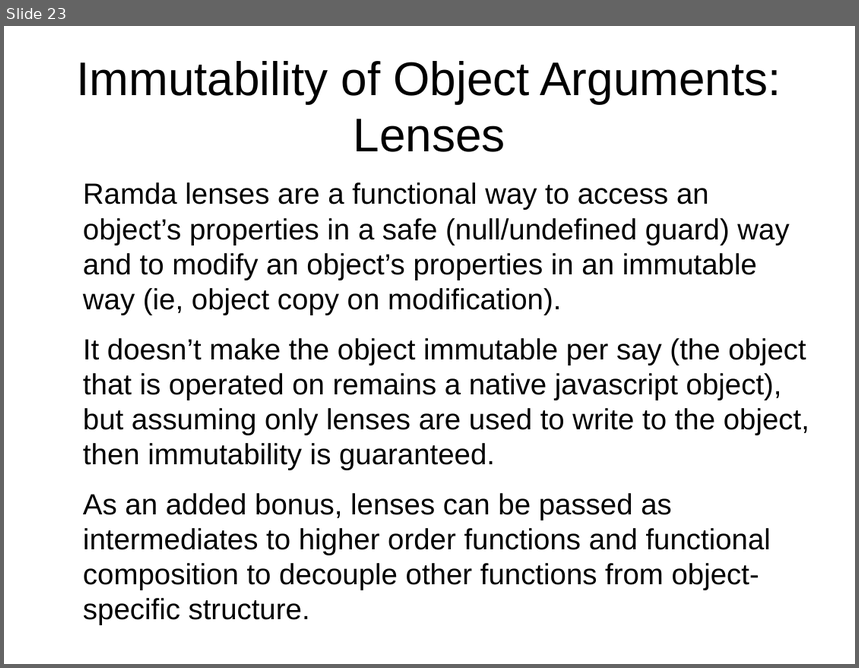
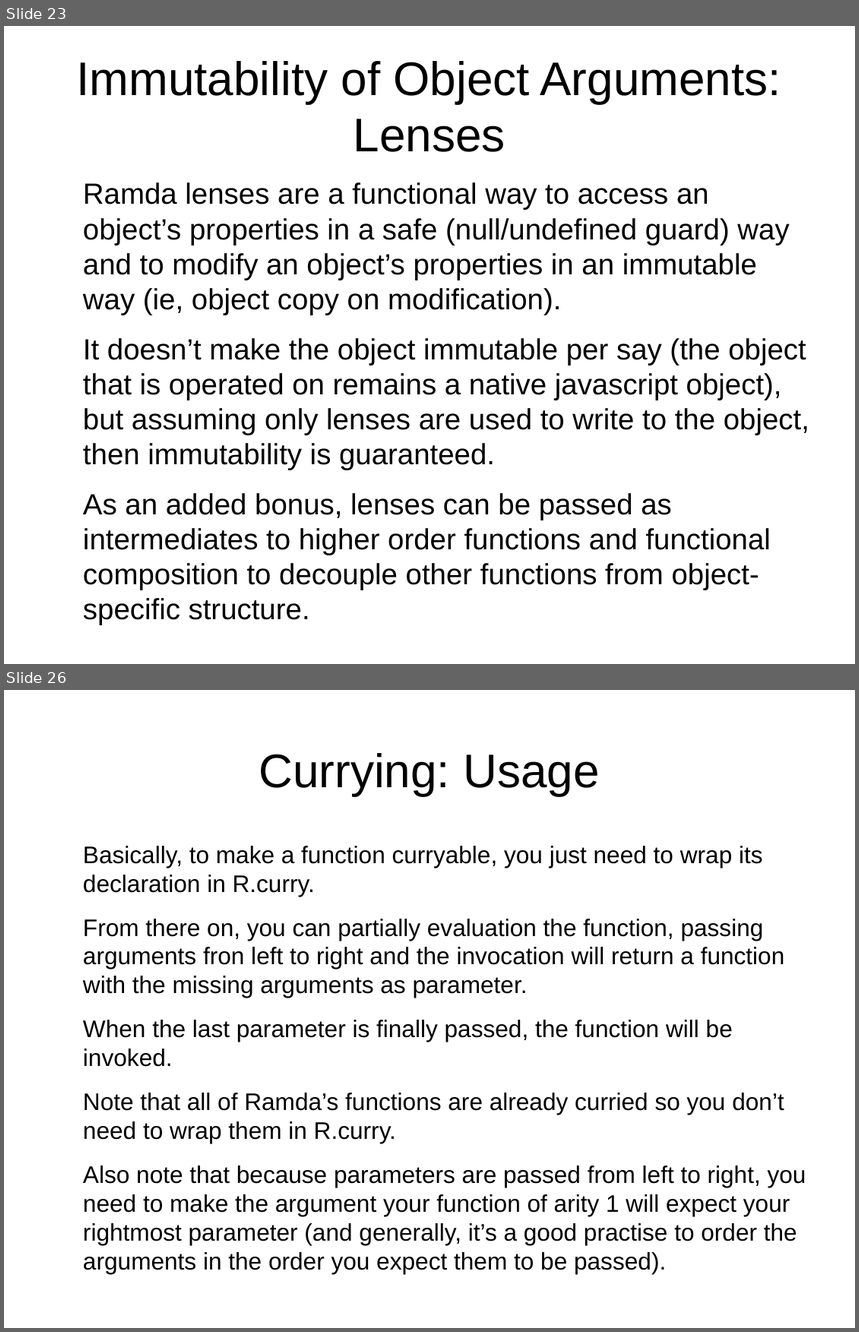
Before and after one commit to Magnitus-/FunctionalJsPresentation, a slide deck: Slides.odp. Shown one above the other, each under a label of ours: slide 23 before the commit, slides 23 and 26 after it; the slides between them are not shown. The pictures are 859x668 and 859x1332 pixels, drawn with LibreOffice and Linux fonts; fonts in the diff are those of the drawing. Boxes give left, top, right and bottom in pixels: in the first picture for what was removed or moved away, otherwise in the second. Text is boxed around its words. In the diff, an @@ line names an element or a change of style, - is before the commit and + after.

```diff
--- a/Slides.odp
+++ b/Slides.odp
@@ slide 26 added at (4,690,855,1328), background #FFFFFF @@
@@ title added at (259,753,599,796), 44 pt, text #000000 @@
+Currying: Usage
@@ text added at (83,846,807,1274), 22.4 pt, text #000000 @@
+Basically, to make a function curryable, you just need to wrap its declaration in R.curry.
+From there on, you can partially evaluation the function, passing arguments fron left to right and the invocation will return a function with the missing arguments as parameter.
+When the last parameter is finally passed, the function will be invoked.
+Note that all of Ramda’s functions are already curried so you don’t need to wrap them in R.curry.
+Also note that because parameters are passed from left to right, you need to make the argument your function of arity 1 will expect your rightmost parameter (and generally, it’s a good practise to order the arguments in the order you expect them to be passed).
```
Also in this commit, not shown: 6 slides changed, 13 other slides added, 1 slide removed.
